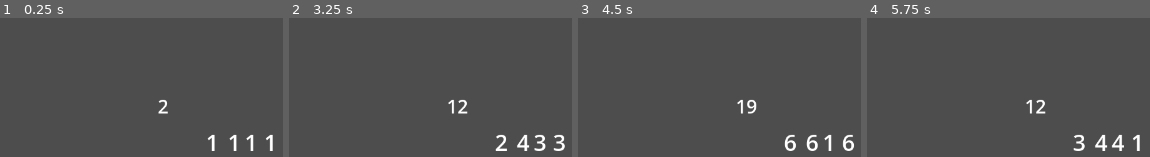
Above: before the commit, frames 1-4 (left to right).
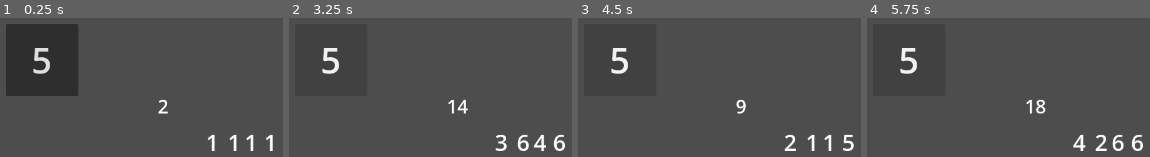
Above: after the commit, the same moments.

Repository: Nico11as/GameJamMountain
Game: Godot game, scene res://Scenes/TestScene.tscn
Same seed, same stepped clock (60 frames per second), same inputs: the game is played once before the commit and once after it.
Inputs (mouse positions are in pixels of both pictures, inside the frame that each line leads up to):
- Up to frame 1 (0.25 s): no input
- Up to frame 2 (3.25 s): click (331, 59) at 0.5 s, where only the run after the commit has a clickable "5"; click (331, 59) at 1.25 s, where only the run after the commit has a clickable "5"; click (331, 59) at 2 s, where only the run after the commit has a clickable "5"; tap Enter (ui_accept) at 2.75, 3.02, 3.05 s; tap F (Action, bound only after the commit) at 2.85 s
- Up to frame 3 (4.5 s): tap Enter (ui_accept) at 3.32, 3.6, 3.77, 4.07 s; tap F (Action, bound only after the commit) at 3.8, 4.35 s
- Up to frame 4 (5.75 s): tap Enter (ui_accept) at 4.55, 5, 5.27, 5.57 s; tap F (Action, bound only after the commit) at 5.1 s

The runs differ from the first frame. In frame 1, 13% of the frame differs, in the area x 2-28%, y 4-57%; in frame 2, 2.0%; in frame 3, 1.9%; in frame 4, 2.1%.

Commit message:
V0.004: Adição da base do nó de mapa

Diff:
--- /dev/null
+++ b/Objects/Prefabs/MapNode.gd
@@ -0,0 +1,14 @@
+class_name MapNode
+extends Button
+
+@onready var dice_holder: DiceManager = $"../DiceHolder"
+
+@export_category("Config")
+@export var cost: int = 5
+@export var bought: bool
+
+func CheckBuying() -> void:
+	if dice_holder.current_value >= cost && !bought:
+		dice_holder.current_value -= cost
+		bought = true
+	pass
--- /dev/null
+++ b/Objects/Prefabs/MapNode.tscn
@@ -0,0 +1,22 @@
+[gd_scene format=3 uid="uid://bmec2pv17v4en"]
+
+[ext_resource type="Script" uid="uid://by33aqktxebh3" path="res://Objects/Prefabs/MapNode.gd" id="1_auw6k"]
+
+[node name="MapNode" type="Button" unique_id=1449492765]
+anchors_preset = -1
+anchor_left = -0.078
+anchor_top = -0.13900001
+anchor_right = 0.078
+anchor_bottom = 0.13900001
+offset_left = -0.15999603
+offset_top = 0.08000946
+offset_right = 0.15999603
+offset_bottom = -0.08000946
+grow_horizontal = 2
+grow_vertical = 2
+size_flags_horizontal = 0
+shortcut_feedback = false
+shortcut_in_tooltip = false
+script = ExtResource("1_auw6k")
+
+[connection signal="pressed" from="." to="." method="CheckBuying"]
--- a/Objects/Scripts/DiceHolder.gd
+++ b/Objects/Scripts/DiceHolder.gd
@@ -4,7 +4,11 @@
 @onready var game_manager: GameManager = $".."
 @export_category("Player_dice")
 @export var dice_amount: int
-@export var current_value: int
+
+@export var current_value: int:
+	set(value):
+		current_value = value
+		$"../Label".text = str(current_value)
 
 # Called when the node enters the scene tree for the first time.
 func _ready() -> void:
@@ -15,4 +19,3 @@
 	current_value = 0
 	for dice: DiceMold in get_children():
 		current_value += dice.current_value
-	$"../Label".text = str(current_value)
--- a/Scenes/GameManager.gd
+++ b/Scenes/GameManager.gd
@@ -10,7 +10,7 @@
 
 # Called every frame. 'delta' is the elapsed time since the previous frame.
 func _process(delta: float) -> void:
-	if Input.is_action_just_pressed("ui_accept"):
+	if Input.is_action_just_pressed("Action"):
 		for dice in $DiceHolder.get_children():
 			dice.RollDice()
 			dice_rolled.emit()
--- a/Scenes/TestScene.tscn
+++ b/Scenes/TestScene.tscn
@@ -3,6 +3,7 @@
 [ext_resource type="Script" uid="uid://1vrre72lp588" path="res://Scenes/GameManager.gd" id="1_5lt6y"]
 [ext_resource type="PackedScene" uid="uid://rkdyvytj45d0" path="res://Objects/Prefabs/DiceMold.tscn" id="1_b5ayd"]
 [ext_resource type="Script" uid="uid://iu7khfpbulit" path="res://Objects/Scripts/DiceHolder.gd" id="2_8k7wh"]
+[ext_resource type="PackedScene" uid="uid://bmec2pv17v4en" path="res://Objects/Prefabs/MapNode.tscn" id="4_iufkg"]
 
 [node name="TestScene" type="Node2D" unique_id=1022013615]
 script = ExtResource("1_5lt6y")
@@ -34,3 +35,16 @@
 
 [node name="Dice4" parent="DiceHolder" unique_id=1711357140 instance=ExtResource("1_b5ayd")]
 position = Vector2(65, 0)
+
+[node name="MapNode" parent="." unique_id=1449492765 instance=ExtResource("4_iufkg")]
+anchor_left = 0.0
+anchor_top = 0.0
+anchor_right = 0.0
+anchor_bottom = 0.0
+offset_left = 259.0
+offset_top = 157.0
+offset_right = 375.0
+offset_bottom = 272.0
+size_flags_horizontal = 4
+theme_override_font_sizes/font_size = 57
+text = "5"
--- a/project.godot
+++ b/project.godot
@@ -20,6 +20,14 @@
 window/size/viewport_width=1280
 window/size/viewport_height=720
 
+[input]
+
+Action={
+"deadzone": 0.2,
+"events": [Object(InputEventKey,"resource_local_to_scene":false,"resource_name":"","device":-1,"window_id":0,"alt_pressed":false,"shift_pressed":false,"ctrl_pressed":false,"meta_pressed":false,"pressed":false,"keycode":0,"physical_keycode":70,"key_label":0,"unicode":102,"location":0,"echo":false,"script":null)
+]
+}
+
 [physics]
 
 3d/physics_engine="Jolt Physics"
Not shown, added: Objects/Prefabs/MapNode.gd.uid
